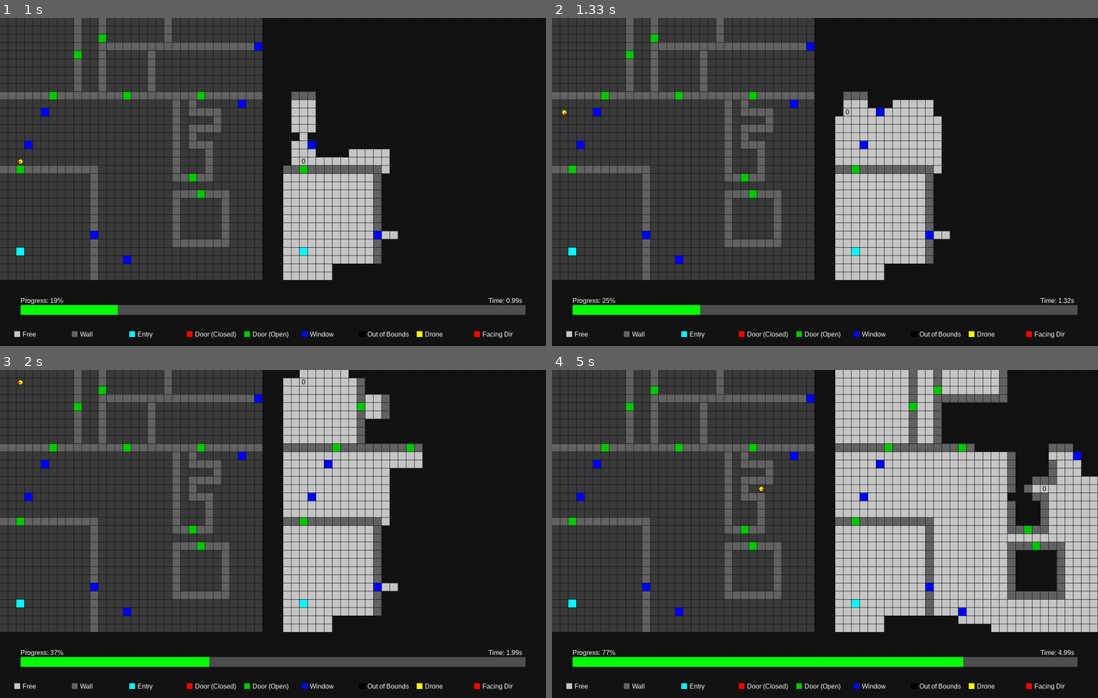
Above: before the commit, frames 1-4 (two rows, left to right).
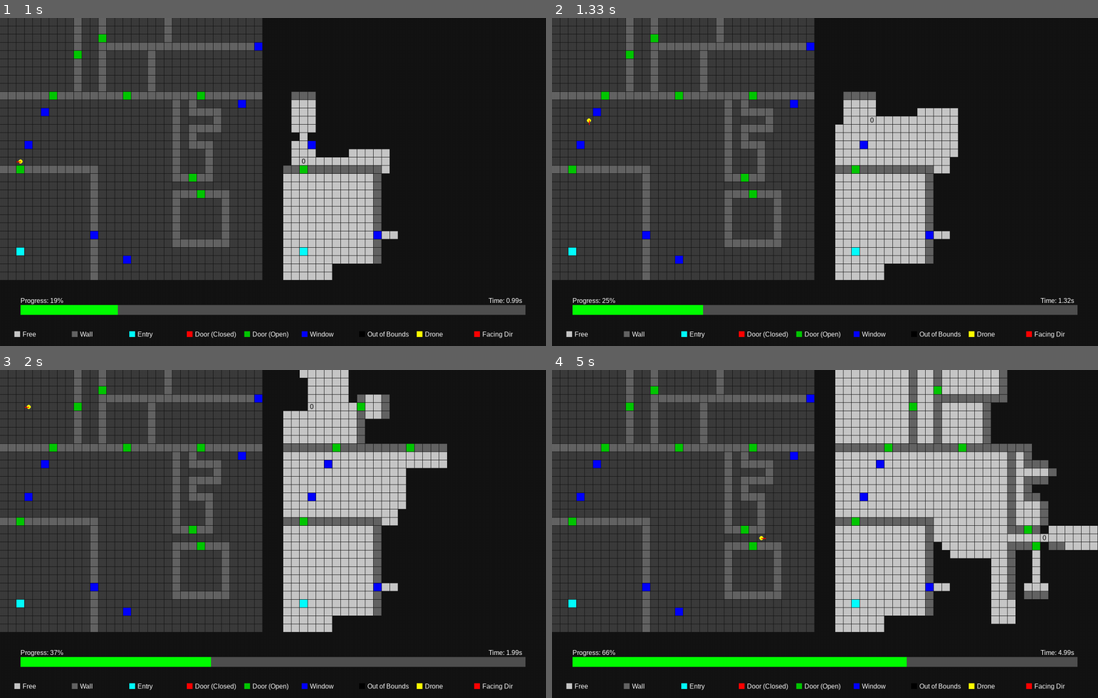
Above: after the commit, the same moments.

Repository: sparx-mth/TheAgency
Game: pygame game, started from src/planner/evaluation/benchmark_runner.py
Same seed, same stepped clock (60 frames per second), same inputs: the game is played once before the commit and once after it.
Inputs:
- Up to frame 1 (1 s): no input
- Up to frame 2 (1.33 s): no input
- Up to frame 3 (2 s): no input
- Up to frame 4 (5 s): no input

Frame 1 is identical in both runs. In frame 2, 1.1% of the frame differs, in the area x 1-75%, y 22-91%; in frame 3, 1.4%; in frame 4, 9.9%, in the area x 9-100%, y 9-91%.

Commit message:
Fix drone deadlock issue

Diff:
--- a/src/planner/algorithm/naive_planner.py
+++ b/src/planner/algorithm/naive_planner.py
@@ -147,6 +147,8 @@
             - Updated path to goal
             - Updated wait counter
     """
+    # Make a copy of the path to avoid reference issues
+    path_copy = path.copy() if path else []
     for direction in FACING_DIRECTIONS:
         ddx, ddy = FACING_TO_DELTA[direction]
         for step in range(1, CAMERA_RANGE + 1):
@@ -164,15 +166,20 @@
                 if direction != facing:
                     # Turn toward that direction
                     if turn(facing, 'TURN_LEFT') == direction:
-                        return 'TURN_LEFT', goal, path, wait_counter
+                        return 'TURN_LEFT', goal, path_copy, wait_counter
                     elif turn(facing, 'TURN_RIGHT') == direction:
-                        return 'TURN_RIGHT', goal, path, wait_counter
+                        return 'TURN_RIGHT', goal, path_copy, wait_counter
                     else:
-                        return 'TURN_RIGHT', goal, path, wait_counter
+                        return 'TURN_RIGHT', goal, path_copy, wait_counter
                 else:
-                    return 'STAY', goal, path, wait_counter
-
-    if not goal or global_map[goal[1], goal[0]] != -1 or not path:
+                    return 'STAY', goal, path_copy, wait_counter
+
+    goal_still_valid = (goal and path_copy and
+                        (goal in frontiers or
+                         abs(goal[0] - current_pos[0]) + abs(goal[1] - current_pos[1]) <= 2))
+
+    need_new_goal = not goal_still_valid
+    if need_new_goal:
         available_frontiers = [f for f in frontiers if f not in assigned_goals]
 
         if not available_frontiers:
@@ -202,24 +209,27 @@
                 max_spacing = spacing
 
         if best_goal:
+            if goal and goal != best_goal and goal in assigned_goals:
+                assigned_goals.remove(goal)
             assigned_goals.add(best_goal)
-            return _follow_path(drone_id, current_pos, facing, best_goal, best_path, all_states, wait_counter, max_wait, env)
+            return _follow_path(drone_id, current_pos, facing, best_goal, best_path.copy(), all_states, wait_counter,
+                                max_wait, env)
         else:
             return plan_random_walk(current_pos, facing, env), None, [], wait_counter
 
-    return _follow_path(drone_id, current_pos, facing, goal, path, all_states, wait_counter, max_wait, env)
+    return _follow_path(drone_id, current_pos, facing, goal, path_copy, all_states, wait_counter, max_wait, env)
 
 
 def _follow_path(
-        drone_id: int,
-        current_pos: Tuple[int, int],
-        facing: FACING_DIRECTION,
-        goal: Optional[Tuple[int, int]],
-        path: List[Tuple[int, int]],
-        all_states: Dict[int, Dict[str, Any]],
-        wait_counter: int,
-        max_wait: int,
-        env: "GridMapEnv"
+    drone_id: int,
+    current_pos: Tuple[int, int],
+    facing: FACING_DIRECTION,
+    goal: Optional[Tuple[int, int]],
+    path: List[Tuple[int, int]],
+    all_states: Dict[int, Dict[str, Any]],
+    wait_counter: int,
+    max_wait: int,
+    env: "GridMapEnv"
 ) -> Tuple[DIRECTIONS, Optional[Tuple[int, int]], List[Tuple[int, int]], int]:
     """
     Follows the given path toward a goal using directional steps.
@@ -248,7 +258,8 @@
             - Updated wait counter
     """
     if not path:
-        return 'STAY', goal, path, wait_counter
+        direction = plan_random_walk(current_pos, facing, env)
+        return direction, None, [], 0
 
     next_pos = path[0]
     blocked = any(other_id != drone_id and other.get("pos") == next_pos
--- a/src/planner/evaluation/analyze_results.py
+++ b/src/planner/evaluation/analyze_results.py
@@ -6,7 +6,7 @@
 
 def parse_args():
     parser = argparse.ArgumentParser(description='Analyze SLAM Simulation Results')
-    parser.add_argument('--log_dir', type=str, default='outputs', help='Directory to save logs')
+    parser.add_argument('--log_dir', type=str, default='logs', help='Directory to save logs')
     parser.add_argument('--csv_name', type=str, default='agency_planner_slam_results1.csv', help='Name of CSV results file')
     parser.add_argument('--png_name', type=str, default='slam_visualization_grid1.png', help='Name of PNG output file')
     args = parser.parse_args()
@@ -23,7 +23,7 @@
     3. Relative improvement in completion time as more drones are added.
     4. Mean and standard deviation of completion times per drone count.
 
-    The script saves the output as a single image file: `outputs/slam_visualization_grid.png`.
+    The script saves the output as a single image file: `outputs/slam_visualization_grid_camera.png`.
 
     Intended usage:
     > python analyze_results.py
--- a/src/planner/evaluation/benchmark_runner.py
+++ b/src/planner/evaluation/benchmark_runner.py
@@ -16,7 +16,7 @@
     parser.add_argument('--drone_counts', nargs='+', type=int, default=[1, 2, 3], help='Number of drones to run')
     parser.add_argument('--iterations', type=int, default=30, help='Number of iterations to run')
     parser.add_argument('--log_dir', type=str, default='logs', help='Directory to save logs')
-    parser.add_argument('--maps_dir', type=str, default='resources/planner/maps', help='Directory to save logs')
+    parser.add_argument('--maps_dir', type=str, default='../../../resources/planner/maps', help='Directory to save logs')
     parser.add_argument('--csv_name', type=str, default='agency_planner_slam_results1.csv', help='Name of CSV results file')
     parser.add_argument('--log_name', type=str, default='agency_planner_slam_run1.log', help='Name of log file')
     parser.add_argument('--write_header', action='store_true', help='Whether to write header to CSV')
Binary file changed: outputs/slam_visualization_grid_camera.png
